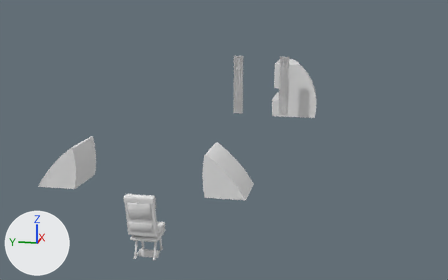
Before and after pictures for a commit that changed the glTF model public/models/cabin-kit.glb.
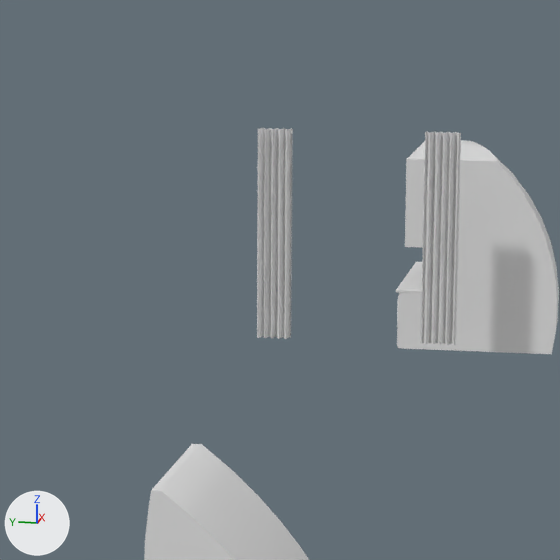
There are two pictures of each version: one whole from a 50 mm camera at (-8.51, -2.89, 3.99) aimed at (6.99, 0.21, 0.11), one close up on the part from 36% to 71% of the width and 7% to 62% of the height. The axes (+X, +Y, +Z) are drawn at lower left. The lights are the same throughout. The first two pictures are the older version. Where no turn or scale is listed for an object, it has been applied to the vertices.

The scene before the commit, as lines of its bpy script (objects in view):
```python
me_binstarboard = bpy.data.meshes.new('BinStarboard')
me_binstarboard.from_pydata(...)  # 108 vertices, 196 faces; spans x -0.377..0.377, y -0.31..0.31, z -0.314..0.314
me_curtain = bpy.data.meshes.new('Curtain')
me_curtain.from_pydata(...)  # 450 vertices, 768 faces; spans x -0.05..0.05, y -0.95..0.95, z -1.0..1.0
me_galleypanels = bpy.data.meshes.new('GalleyPanels')
me_galleypanels.from_pydata(...)  # 105 vertices, 206 faces; spans x -0.85..0.85, y -0.77..0.77, z -0.92..0.92
ob_binstarboard = bpy.data.objects.new('BinStarboard', me_binstarboard)
ob_binstarboard.location = (0.0, -1.26, 1.406)
ob_curtain = bpy.data.objects.new('Curtain', me_curtain)
ob_curtain.location = (12.35, 0.0, 0.745)
ob_galleypanels = bpy.data.objects.new('GalleyPanels', me_galleypanels)
ob_galleypanels.location = (13.9, -1.085, 0.475)
```
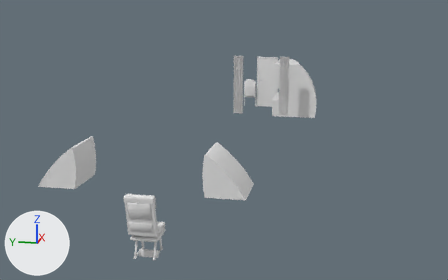
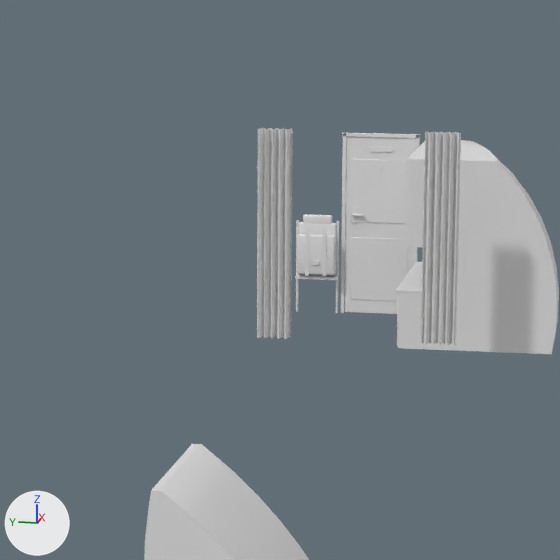
Where the change shows, as pixel boxes [x1, y1, x2, y2] in the close-ups (560 x 560 px):
'CockpitDoor', added: after [340, 133, 420, 314]
'JumpSeat', added: after [297, 214, 337, 276]
'JumpSeatFrame', added: after [295, 220, 339, 313]
'CockpitDoorHardware', added: after [351, 146, 392, 224]

The change, as a list of edits to the scene's bpy script:
```text
Add me_jumpseatframe:
    me_jumpseatframe.from_pydata(...)  # 112 vertices, 200 faces; spans x -0.071..0.071, y -0.225..0.225, z -0.49..0.49
Add me_jumpseat:
    me_jumpseat.from_pydata(...)  # 168 vertices, 324 faces; spans x -0.065..0.065, y -0.2..0.2, z -0.32..0.32
Add me_cockpitdoorhardware:
    me_cockpitdoorhardware.from_pydata(...)  # 120 vertices, 220 faces; spans x -0.069..0.069, y -0.358..0.358, z -0.407..0.407
Add me_cockpitdoor:
    me_cockpitdoor.from_pydata(...)  # 132 vertices, 256 faces; spans x -0.01..0.01, y -0.4..0.4, z -0.95..0.95
Add ob_jumpseatframe:
    ob_jumpseatframe = bpy.data.objects.new('JumpSeatFrame', me_jumpseatframe)
    ob_jumpseatframe.location = (14.708, 0.75, 0.04)
Add ob_jumpseat:
    ob_jumpseat = bpy.data.objects.new('JumpSeat', me_jumpseat)
    ob_jumpseat.location = (14.715, 0.75, 0.27)
Add ob_cockpitdoorhardware:
    ob_cockpitdoorhardware = bpy.data.objects.new('CockpitDoorHardware', me_cockpitdoorhardware)
    ob_cockpitdoorhardware.location = (14.711, 0.038, 0.912)
Add ob_cockpitdoor:
    ob_cockpitdoor = bpy.data.objects.new('CockpitDoor', me_cockpitdoor)
    ob_cockpitdoor.location = (14.785, 0.1, 0.5)
```
